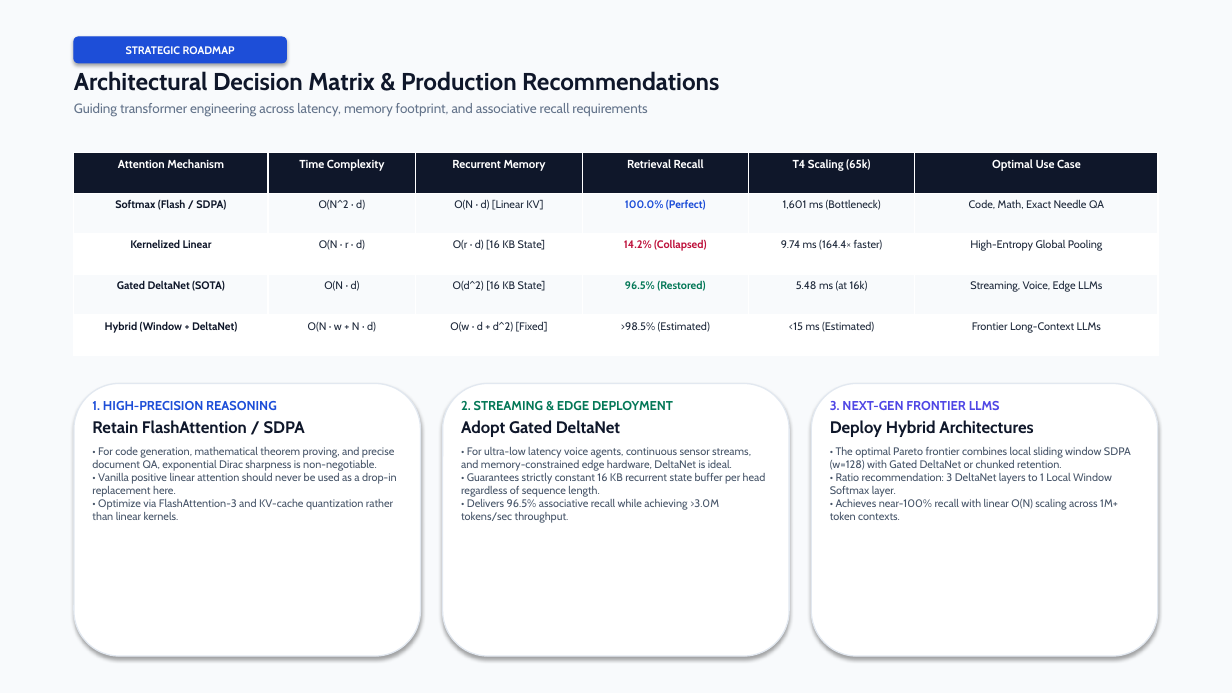
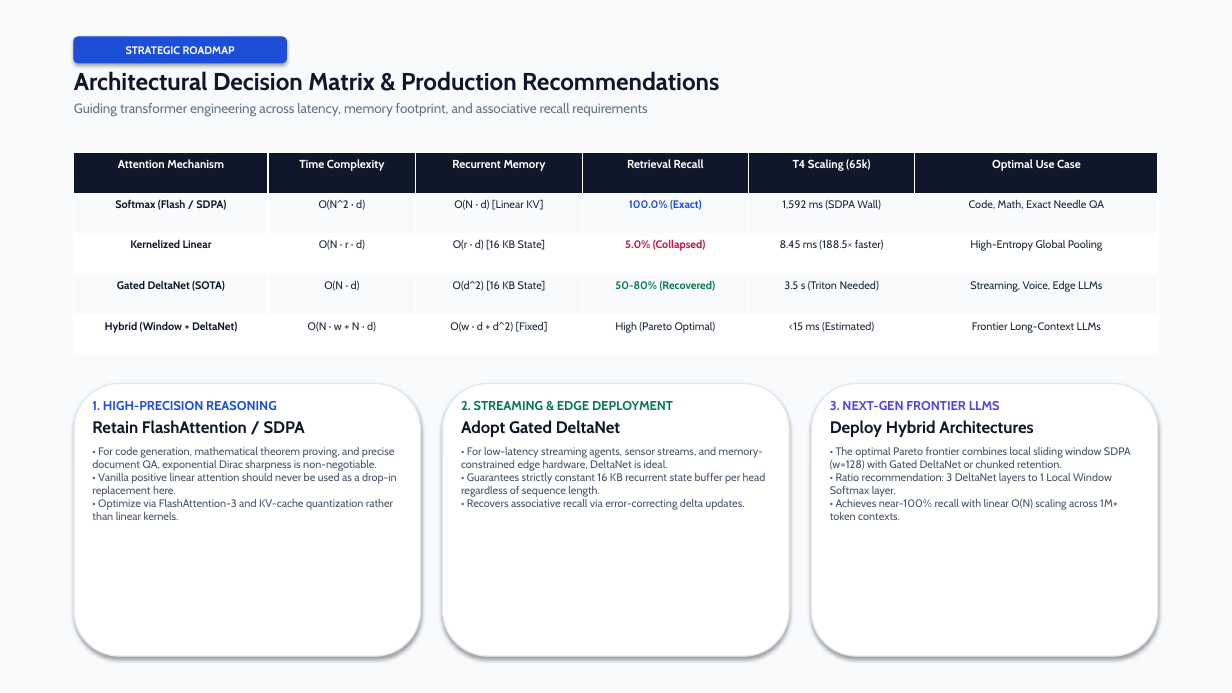
Before and after one commit to Jaiadithya71/Linear_Attention_Experimentation, a slide deck: slide 9 of presentation/Team3_Attention_Results.pptx. Drawn at 1232x693 pixels with LibreOffice and Linux fonts; fonts in the diff are those of the drawing. Boxes give left, top, right and bottom in pixels: in the first picture for what was removed or moved away, otherwise in the second. Text is boxed around its words. In the diff, an @@ line names an element or a change of style, - is before the commit and + after.

```diff
--- a/presentation/Team3_Attention_Results.pptx
+++ b/presentation/Team3_Attention_Results.pptx
@@ table at [74, 152, 1158, 356] @@
-row 2, column 4: 100.0% (Perfect)
+row 2, column 4: 100.0% (Exact)
-row 2, column 5: 1,601 ms (Bottleneck)
+row 2, column 5: 1,592 ms (SDPA Wall)
-row 3, column 4: 14.2% (Collapsed)
+row 3, column 4: 5.0% (Collapsed)
-row 3, column 5: 9.74 ms (164.4× faster)
+row 3, column 5: 8.45 ms (188.5× faster)
-row 4, column 4: 96.5% (Restored)
+row 4, column 4: 50-80% (Recovered)
-row 4, column 5: 5.48 ms (at 16k)
+row 4, column 5: 3.5 s (Triton Needed)
-row 5, column 4: >98.5% (Estimated)
+row 5, column 4: High (Pareto Optimal)
@@ text at [461, 447, 766, 510]: text changed @@
-• For ultra-low latency voice agents, continuous sensor streams, and memory-constrained edge hardware, DeltaNet is ideal.
-• Guarantees strictly constant 16 KB recurrent state buffer per head regardless of sequence length.
-• Delivers 96.5% associative recall while achieving >3.0M tokens/sec throughput.
+• For low-latency streaming agents, sensor streams, and memory-constrained edge hardware, DeltaNet is ideal.
+• Guarantees strictly constant 16 KB recurrent state buffer per head regardless of sequence length.
+• Recovers associative recall via error-correcting delta updates.
```
Also in this commit, not shown: 2 other slides changed, 5 other files.
